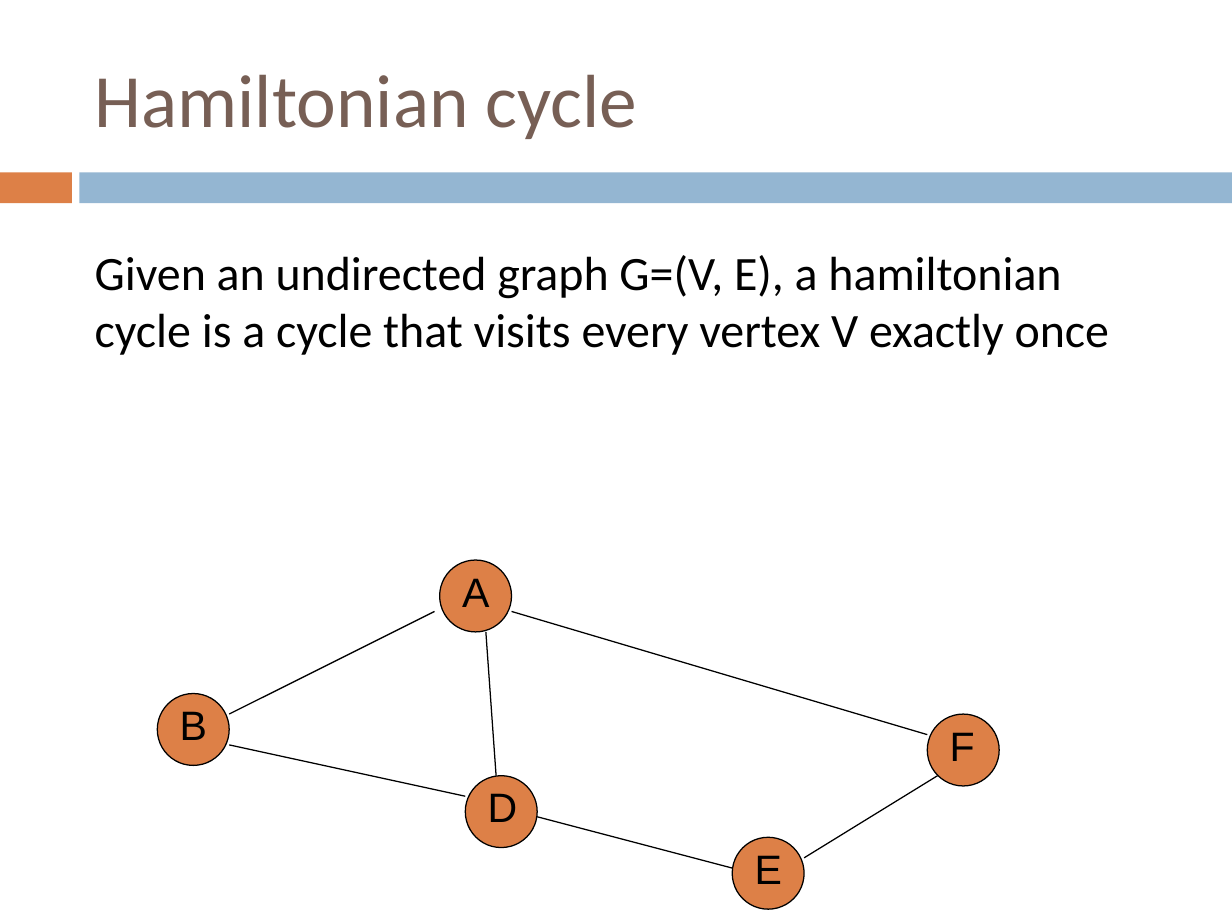
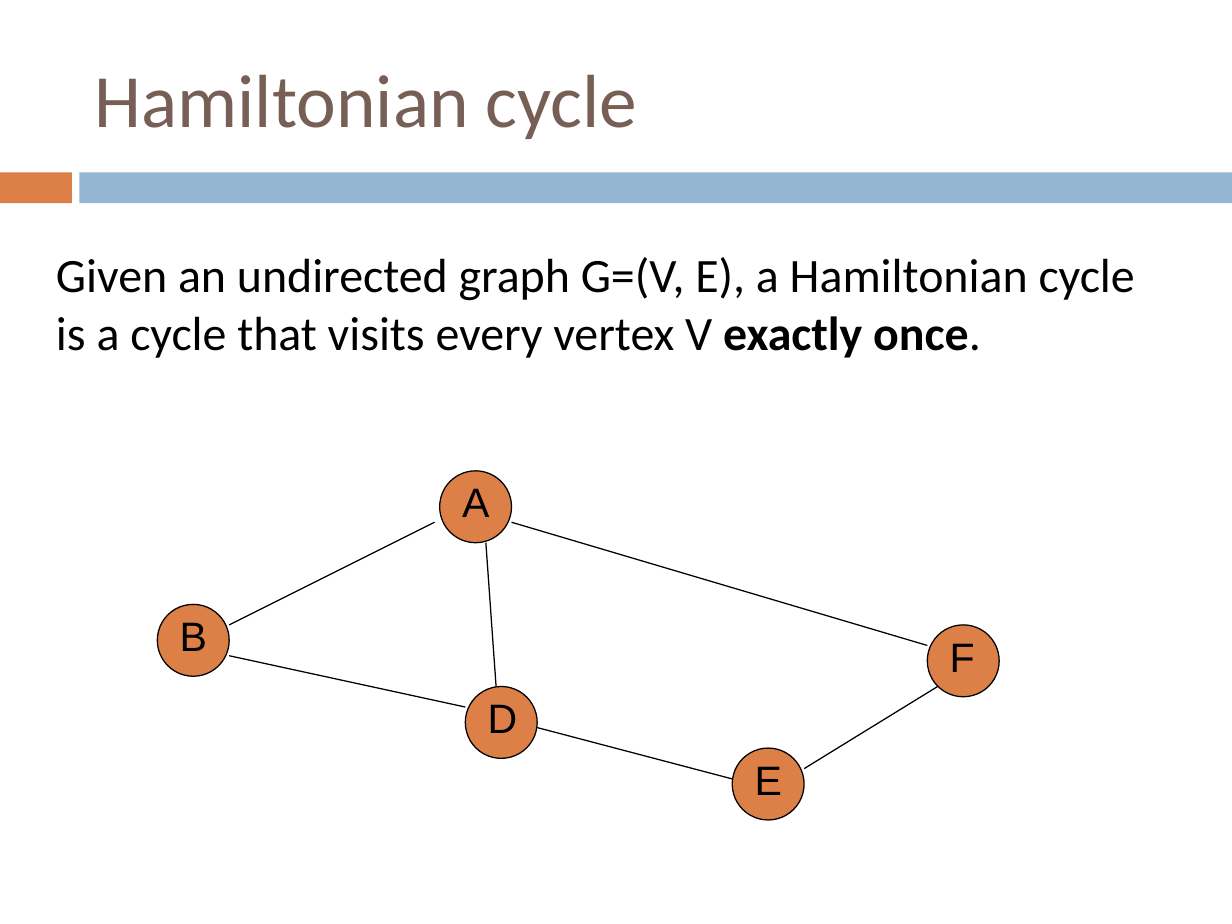
Before and after one commit to Collins-kariuk/Algorithms, a slide deck: slide 20 of Lectures/Lecture 23_NP-Complete Problems.pptx. Drawn at 1232x924 pixels with LibreOffice and Linux fonts; fonts in the diff are those of the drawing. Boxes give left, top, right and bottom in pixels: in the first picture for what was removed or moved away, otherwise in the second. Text is boxed around its words. In the diff, an @@ line names an element or a change of style, - is before the commit and + after.

```diff
--- a/Lectures/Lecture 23_NP-Complete Problems.pptx
+++ b/Lectures/Lecture 23_NP-Complete Problems.pptx
@@ text at <box>56,257,1135,358</box>: text changed @@
-Given an undirected graph G=(V, E), a hamiltonian cycle is a cycle that visits every vertex V exactly once
+Given an undirected graph G=(V, E), a Hamiltonian cycle is a cycle that visits every vertex V exactly once.
@@ 6 lines, 5 texts, 5 ellipses: place and size @@
-6 lines, 5 texts, 5 ellipses at <box>158,561,999,909</box>
+6 lines, 5 texts, 5 ellipses at <box>158,471,999,819</box>
```
Also in this commit, not shown: 40 other slides changed.
